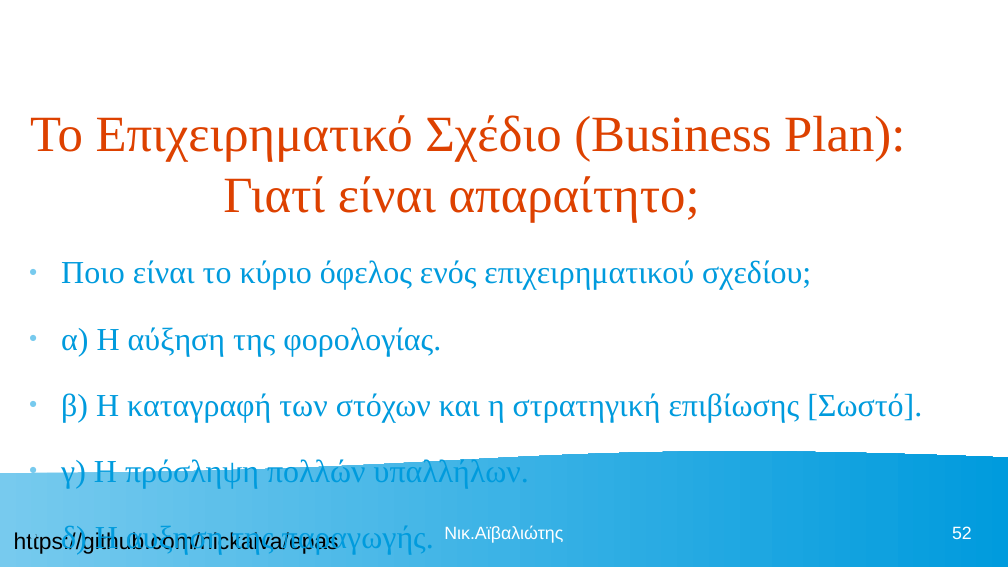
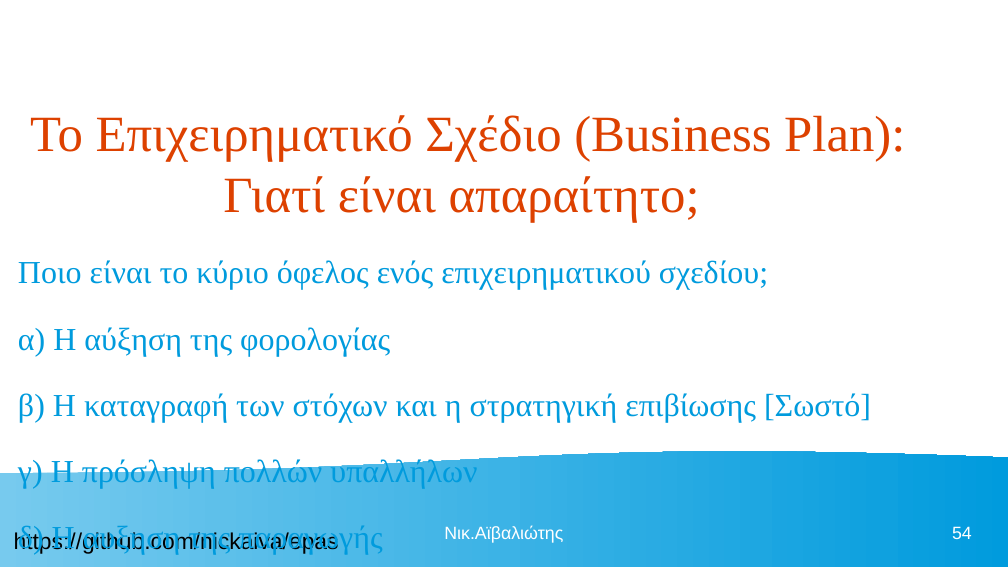
Before and after one commit to nickaiva/epas, a slide deck: slide 54 of ΠΕΡΙΒΑΛΛΟΝ ΕΡΓΑΣΙΑΣ.odp (slide 52 before the commit). Drawn at 1008x567 pixels with LibreOffice and Linux fonts; fonts in the diff are those of the drawing. Boxes give left, top, right and bottom in pixels: in the first picture for what was removed or moved away, otherwise in the second. Text is boxed around its words. In the diff, an @@ line names an element or a change of style, - is before the commit and + after.

```diff
--- a/ΠΕΡΙΒΑΛΛΟΝ ΕΡΓΑΣΙΑΣ.odp
+++ b/ΠΕΡΙΒΑΛΛΟΝ ΕΡΓΑΣΙΑΣ.odp
@@ text at (x1=18, y1=260, x2=768, y2=289): bullet ● to none @@
@@ text at (x1=18, y1=327, x2=871, y2=554): text changed @@
-● α) Η αύξηση της φορολογίας.
-● β) Η καταγραφή των στόχων και η στρατηγική επιβίωσης [Σωστό].
-● γ) Η πρόσληψη πολλών υπαλλήλων.
-● δ) Η αυξηση της παραγωγής.
+α) Η αύξηση της φορολογίας
+β) Η καταγραφή των στόχων και η στρατηγική επιβίωσης [Σωστό]
+γ) Η πρόσληψη πολλών υπαλλήλων
+δ) Η αυξηση της παραγωγής
@@ page number at (x1=952, y1=526, x2=972, y2=539): text changed @@
-52
+54
```
Also in this commit, not shown: 2 other slides changed, 7 slides added, 1 other file.
